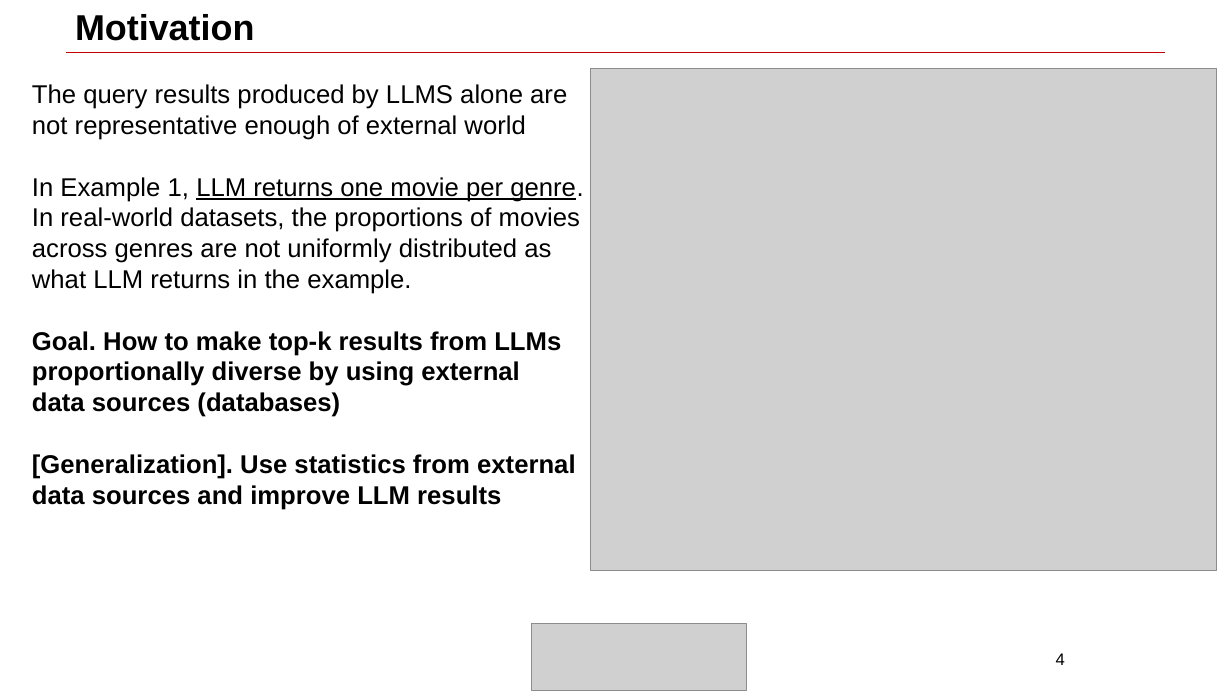
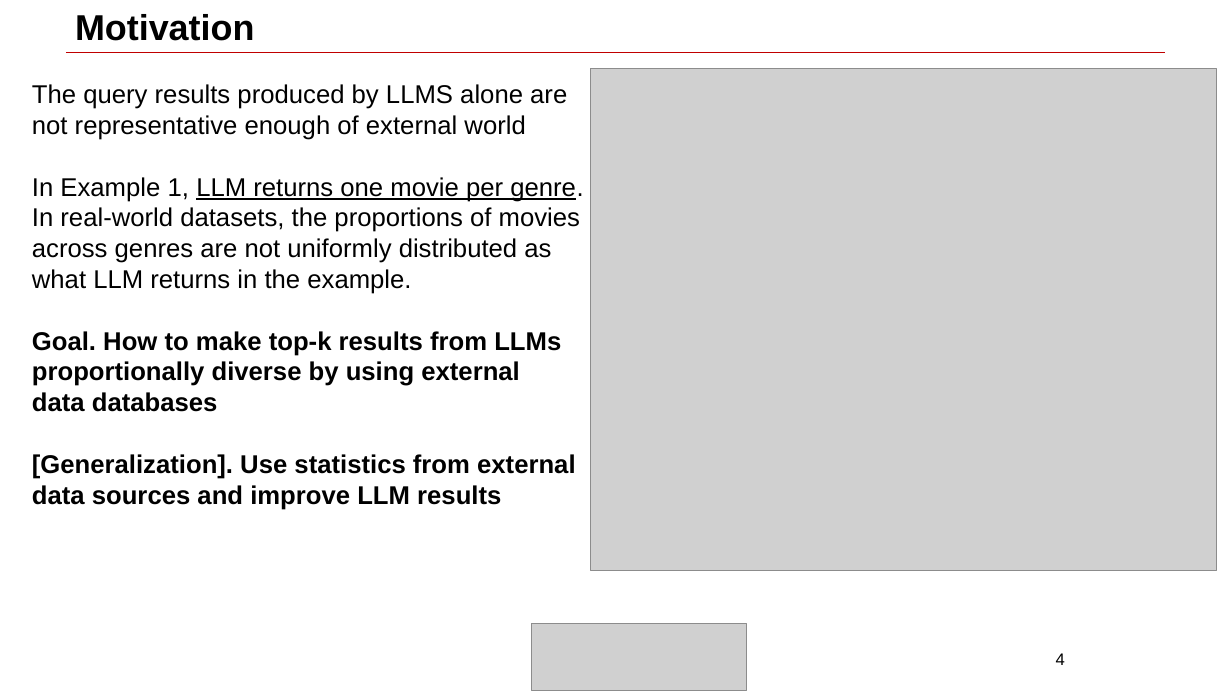
Before and after one commit to haixun/llmdb, a slide deck: slide 4 of Thinh.pptx. Drawn at 1232x693 pixels with LibreOffice and Linux fonts; fonts in the diff are those of the drawing; grey boxes stand for pictures; background and template pictures are left out. Boxes give left, top, right and bottom in pixels: in the first picture for what was removed or moved away, otherwise in the second. Text is boxed around its words. In the diff, an @@ line names an element or a change of style, - is before the commit and + after.

```diff
--- a/Thinh.pptx
+++ b/Thinh.pptx
@@ text at [32, 392, 218, 412]: text changed @@
-data sources (databases)
+data databases
```
Also in this commit, not shown: 3 other slides changed, 1 slide added.
